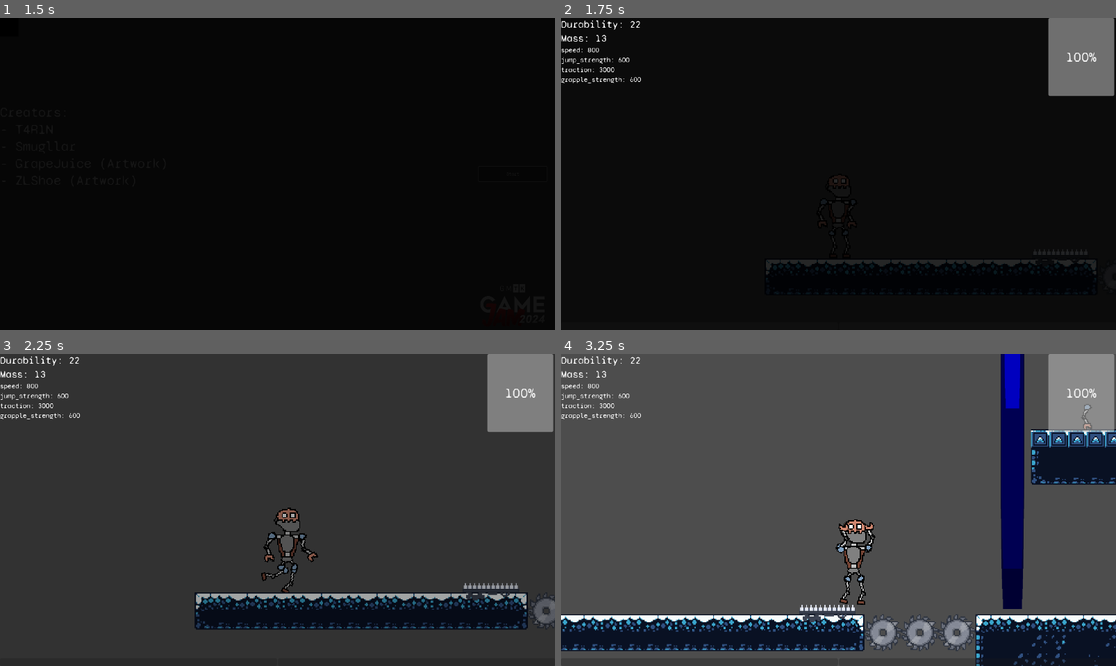
Above: before the commit, frames 1-4 (two rows, left to right).
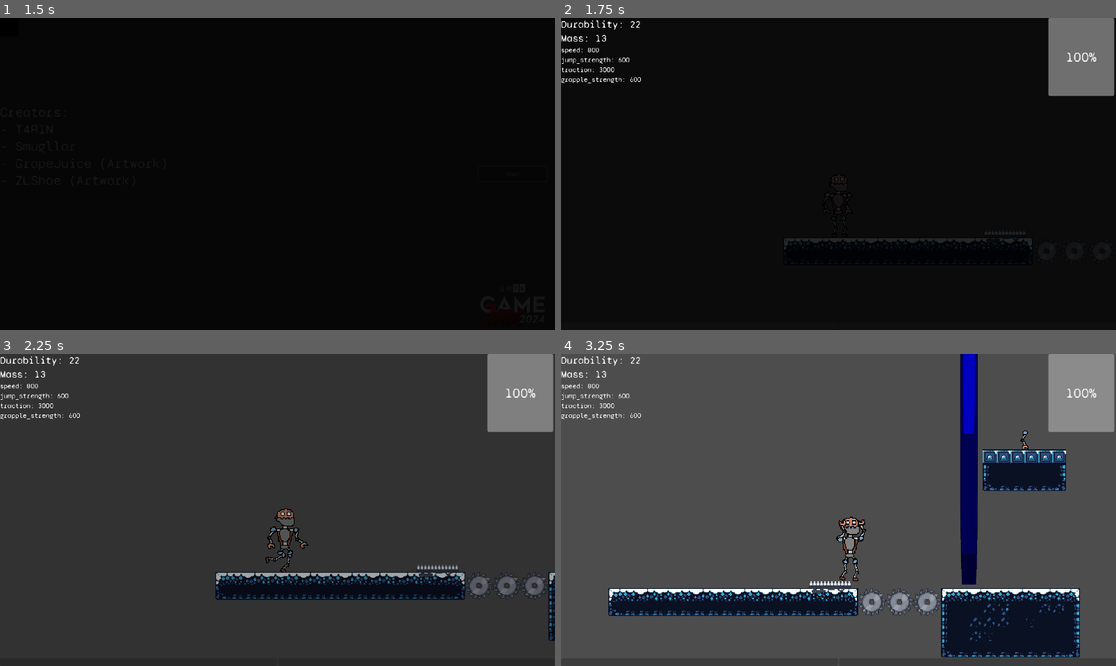
Above: after the commit, the same moments.

Repository: T4R1N/BuiltToScale
Game: Godot game, scene res://Scenes/Main.tscn
Same seed, same stepped clock (60 frames per second), same inputs: the game is played once before the commit and once after it. The engine's default icon, where the game draws it, is replaced by a stand-in: a white triangle on a blue panel in a dark square. Video files are missing from this copy of the repository; at most half a second of black plays in their place.
Inputs:
- Up to frame 1 (1.5 s): click "Start" at 0.5 s; click "Start" at 1.25 s
- Up to frame 2 (1.75 s): no input
- Up to frame 3 (2.25 s): hold D (Right) from 2.03 s (still down); hold Shift (Grab) from 2.03 s (still down)
- Up to frame 4 (3.25 s): keep holding D (Right); tap Space (Jump) at 2.27, 3.02 s; release Shift (Grab) at 2.78 s; tap Shift (Grab) at 2.85 s

Frame 1 is identical in both runs. In frame 2, 1.2% of the frame differs, in the area x 36-97%, y 50-83%; in frame 3, 11%; in frame 4, 27%, in the area x 0-100%, y 0-100%.

Commit message:
camera zooming

Diff:
--- a/Scenes/Player.tscn
+++ b/Scenes/Player.tscn
@@ -145,107 +145,6 @@
 "transitions": PackedFloat32Array(1, 1, 1, 1, 1, 1),
 "update": 0,
 "values": [-0.06451, -0.131968, 0.0470116, 0.167327, -0.175436, 0.155706]
-}
-
-[sub_resource type="Animation" id="Animation_h7pxq"]
-resource_name = "run_animation"
-loop_mode = 1
-step = 0.0909
-tracks/0/type = "value"
-tracks/0/imported = false
-tracks/0/enabled = true
-tracks/0/path = NodePath("SkeletonSprite/Arm3:position")
-tracks/0/interp = 1
-tracks/0/loop_wrap = true
-tracks/0/keys = {
-"times": PackedFloat32Array(0, 0.0909, 0.1818, 0.2727, 0.3636, 0.4545, 0.5454, 0.6363, 0.7272, 0.8181, 0.909),
-"transitions": PackedFloat32Array(1, 1, 1, 1, 1, 1, 1, 1, 1, 1, 1),
-"update": 0,
-"values": [Vector2(-14, 29), Vector2(-14.25, 28), Vector2(-5.75, 33), Vector2(-3.75, 33.5), Vector2(2.25, 32.75), Vector2(2, 35.75), Vector2(-4.25, 36.25), Vector2(-9.25, 35.5), Vector2(-13.25, 35.25), Vector2(-16.5, 29.75), Vector2(-16.25, 27.5)]
-}
-tracks/1/type = "value"
-tracks/1/imported = false
-tracks/1/enabled = true
-tracks/1/path = NodePath("SkeletonSprite/Arm3:rotation")
-tracks/1/interp = 1
-tracks/1/loop_wrap = true
-tracks/1/keys = {
-"times": PackedFloat32Array(0, 0.0909, 0.1818, 0.2727, 0.3636, 0.4545, 0.5454, 0.6363, 0.7272, 0.8181, 0.909),
-"transitions": PackedFloat32Array(1, 1, 1, 1, 1, 1, 1, 1, 1, 1, 1),
-"update": 0,
-"values": [1.28245, 1.77975, 0.766482, 0.520323, -0.35342, -0.198285, 0.119026, 0.466702, 0.762301, 1.28249, 1.4683]
-}
-tracks/2/type = "value"
-tracks/2/imported = false
-tracks/2/enabled = true
-tracks/2/path = NodePath("SkeletonSprite/Arm4:position")
-tracks/2/interp = 1
-tracks/2/loop_wrap = true
-tracks/2/keys = {
-"times": PackedFloat32Array(0, 0.0909, 0.1818, 0.2727, 0.3636, 0.4545, 0.5454, 0.6363, 0.7272, 0.8181, 0.909),
-"transitions": PackedFloat32Array(1, 1, 1, 1, 1, 1, 1, 1, 1, 1, 1),
-"update": 0,
-"values": [Vector2(9.25, 35.5), Vector2(4.5, 35.75), Vector2(-1.5, 36), Vector2(-2.25, 32.75), Vector2(-2, 30.5), Vector2(-7.5, 28), Vector2(-4.25, 27.25), Vector2(0.999999, 29.5), Vector2(4.25, 31.75), Vector2(8.75, 33.5), Vector2(11, 33)]
-}
-tracks/3/type = "value"
-tracks/3/imported = false
-tracks/3/enabled = true
-tracks/3/path = NodePath("SkeletonSprite/Arm4:rotation")
-tracks/3/interp = 1
-tracks/3/loop_wrap = true
-tracks/3/keys = {
-"times": PackedFloat32Array(0, 0.0909, 0.1818, 0.2727, 0.3636, 0.4545, 0.5454, 0.6363, 0.7272, 0.8181, 0.909),
-"transitions": PackedFloat32Array(1, 1, 1, 1, 1, 1, 1, 1, 1, 1, 1),
-"update": 0,
-"values": [-0.213198, 0.240677, 0.771825, 1.08678, 0.990969, 1.33971, 1.40447, 1.17726, 0.656775, -0.100111, -0.273935]
-}
-tracks/4/type = "value"
-tracks/4/imported = false
-tracks/4/enabled = true
-tracks/4/path = NodePath("SkeletonSprite/Arm1:position")
-tracks/4/interp = 1
-tracks/4/loop_wrap = true
-tracks/4/keys = {
-"times": PackedFloat32Array(0, 0.0909, 0.1818, 0.2727, 0.3636, 0.4545, 0.5454, 0.6363, 0.7272, 0.8181, 0.909),
-"transitions": PackedFloat32Array(1, 1, 1, 1, 1, 1, 1, 1, 1, 1, 1),
-"update": 0,
-"values": [Vector2(-21.75, 3.75), Vector2(-18, 6.75), Vector2(-12.25, 7.75), Vector2(-8.5, 7.25), Vector2(-7.5, 5.5), Vector2(-4.5, 2.75), Vector2(-4.25, 4.25), Vector2(-7.5, 6.5), Vector2(-10.5, 7), Vector2(-14.5, 7.5), Vector2(-18.5, 7)]
-}
-tracks/5/type = "value"
-tracks/5/imported = false
-tracks/5/enabled = true
-tracks/5/path = NodePath("SkeletonSprite/Arm1:rotation")
-tracks/5/interp = 1
-tracks/5/loop_wrap = true
-tracks/5/keys = {
-"times": PackedFloat32Array(0, 0.0909, 0.1818, 0.2727, 0.3636, 0.4545, 0.5454, 0.6363, 0.7272, 0.8181, 0.909),
-"transitions": PackedFloat32Array(1, 1, 1, 1, 1, 1, 1, 1, 1, 1, 1),
-"update": 0,
-"values": [0.635912, 0.312295, -0.15811, -0.464291, -0.900879, -1.26897, -0.989945, -0.697075, -0.518534, -0.0337553, 0.347901]
-}
-tracks/6/type = "value"
-tracks/6/imported = false
-tracks/6/enabled = true
-tracks/6/path = NodePath("SkeletonSprite/Arm2:position")
-tracks/6/interp = 1
-tracks/6/loop_wrap = true
-tracks/6/keys = {
-"times": PackedFloat32Array(0, 0.0909, 0.1818, 0.2727, 0.3636, 0.4545, 0.5454, 0.6363, 0.7272, 0.8181, 0.909),
-"transitions": PackedFloat32Array(1, 1, 1, 1, 1, 1, 1, 1, 1, 1, 1),
-"update": 0,
-"values": [Vector2(22.5, 3.75), Vector2(18, 7), Vector2(14, 8.5), Vector2(14, 8.5), Vector2(10.25, 8), Vector2(4.75, 6), Vector2(7.75, 7), Vector2(10.5, 7.75), Vector2(16, 7.75), Vector2(17.5, 7), Vector2(21.5, 4.75)]
-}
-tracks/7/type = "value"
-tracks/7/imported = false
-tracks/7/enabled = true
-tracks/7/path = NodePath("SkeletonSprite/Arm2:rotation")
-tracks/7/interp = 1
-tracks/7/loop_wrap = true
-tracks/7/keys = {
-"times": PackedFloat32Array(0, 0.0909, 0.1818, 0.2727, 0.3636, 0.4545, 0.5454, 0.6363, 0.7272, 0.8181, 0.909),
-"transitions": PackedFloat32Array(1, 1, 1, 1, 1, 1, 1, 1, 1, 1, 1),
-"update": 0,
-"values": [-1.11344, -0.575772, -0.365272, -0.365272, 0.0862052, 0.566215, 0.353014, -0.0488029, -0.422754, -0.686696, -0.989806]
 }
 
 [sub_resource type="Animation" id="Animation_1s5tf"]
@@ -349,6 +248,107 @@
 "values": [0.0]
 }
 
+[sub_resource type="Animation" id="Animation_h7pxq"]
+resource_name = "run_animation"
+loop_mode = 1
+step = 0.0909
+tracks/0/type = "value"
+tracks/0/imported = false
+tracks/0/enabled = true
+tracks/0/path = NodePath("SkeletonSprite/Arm3:position")
+tracks/0/interp = 1
+tracks/0/loop_wrap = true
+tracks/0/keys = {
+"times": PackedFloat32Array(0, 0.0909, 0.1818, 0.2727, 0.3636, 0.4545, 0.5454, 0.6363, 0.7272, 0.8181, 0.909),
+"transitions": PackedFloat32Array(1, 1, 1, 1, 1, 1, 1, 1, 1, 1, 1),
+"update": 0,
+"values": [Vector2(-14, 29), Vector2(-14.25, 28), Vector2(-5.75, 33), Vector2(-3.75, 33.5), Vector2(2.25, 32.75), Vector2(2, 35.75), Vector2(-4.25, 36.25), Vector2(-9.25, 35.5), Vector2(-13.25, 35.25), Vector2(-16.5, 29.75), Vector2(-16.25, 27.5)]
+}
+tracks/1/type = "value"
+tracks/1/imported = false
+tracks/1/enabled = true
+tracks/1/path = NodePath("SkeletonSprite/Arm3:rotation")
+tracks/1/interp = 1
+tracks/1/loop_wrap = true
+tracks/1/keys = {
+"times": PackedFloat32Array(0, 0.0909, 0.1818, 0.2727, 0.3636, 0.4545, 0.5454, 0.6363, 0.7272, 0.8181, 0.909),
+"transitions": PackedFloat32Array(1, 1, 1, 1, 1, 1, 1, 1, 1, 1, 1),
+"update": 0,
+"values": [1.28245, 1.77975, 0.766482, 0.520323, -0.35342, -0.198285, 0.119026, 0.466702, 0.762301, 1.28249, 1.4683]
+}
+tracks/2/type = "value"
+tracks/2/imported = false
+tracks/2/enabled = true
+tracks/2/path = NodePath("SkeletonSprite/Arm4:position")
+tracks/2/interp = 1
+tracks/2/loop_wrap = true
+tracks/2/keys = {
+"times": PackedFloat32Array(0, 0.0909, 0.1818, 0.2727, 0.3636, 0.4545, 0.5454, 0.6363, 0.7272, 0.8181, 0.909),
+"transitions": PackedFloat32Array(1, 1, 1, 1, 1, 1, 1, 1, 1, 1, 1),
+"update": 0,
+"values": [Vector2(9.25, 35.5), Vector2(4.5, 35.75), Vector2(-1.5, 36), Vector2(-2.25, 32.75), Vector2(-2, 30.5), Vector2(-7.5, 28), Vector2(-4.25, 27.25), Vector2(0.999999, 29.5), Vector2(4.25, 31.75), Vector2(8.75, 33.5), Vector2(11, 33)]
+}
+tracks/3/type = "value"
+tracks/3/imported = false
+tracks/3/enabled = true
+tracks/3/path = NodePath("SkeletonSprite/Arm4:rotation")
+tracks/3/interp = 1
+tracks/3/loop_wrap = true
+tracks/3/keys = {
+"times": PackedFloat32Array(0, 0.0909, 0.1818, 0.2727, 0.3636, 0.4545, 0.5454, 0.6363, 0.7272, 0.8181, 0.909),
+"transitions": PackedFloat32Array(1, 1, 1, 1, 1, 1, 1, 1, 1, 1, 1),
+"update": 0,
+"values": [-0.213198, 0.240677, 0.771825, 1.08678, 0.990969, 1.33971, 1.40447, 1.17726, 0.656775, -0.100111, -0.273935]
+}
+tracks/4/type = "value"
+tracks/4/imported = false
+tracks/4/enabled = true
+tracks/4/path = NodePath("SkeletonSprite/Arm1:position")
+tracks/4/interp = 1
+tracks/4/loop_wrap = true
+tracks/4/keys = {
+"times": PackedFloat32Array(0, 0.0909, 0.1818, 0.2727, 0.3636, 0.4545, 0.5454, 0.6363, 0.7272, 0.8181, 0.909),
+"transitions": PackedFloat32Array(1, 1, 1, 1, 1, 1, 1, 1, 1, 1, 1),
+"update": 0,
+"values": [Vector2(-21.75, 3.75), Vector2(-18, 6.75), Vector2(-12.25, 7.75), Vector2(-8.5, 7.25), Vector2(-7.5, 5.5), Vector2(-4.5, 2.75), Vector2(-4.25, 4.25), Vector2(-7.5, 6.5), Vector2(-10.5, 7), Vector2(-14.5, 7.5), Vector2(-18.5, 7)]
+}
+tracks/5/type = "value"
+tracks/5/imported = false
+tracks/5/enabled = true
+tracks/5/path = NodePath("SkeletonSprite/Arm1:rotation")
+tracks/5/interp = 1
+tracks/5/loop_wrap = true
+tracks/5/keys = {
+"times": PackedFloat32Array(0, 0.0909, 0.1818, 0.2727, 0.3636, 0.4545, 0.5454, 0.6363, 0.7272, 0.8181, 0.909),
+"transitions": PackedFloat32Array(1, 1, 1, 1, 1, 1, 1, 1, 1, 1, 1),
+"update": 0,
+"values": [0.635912, 0.312295, -0.15811, -0.464291, -0.900879, -1.26897, -0.989945, -0.697075, -0.518534, -0.0337553, 0.347901]
+}
+tracks/6/type = "value"
+tracks/6/imported = false
+tracks/6/enabled = true
+tracks/6/path = NodePath("SkeletonSprite/Arm2:position")
+tracks/6/interp = 1
+tracks/6/loop_wrap = true
+tracks/6/keys = {
+"times": PackedFloat32Array(0, 0.0909, 0.1818, 0.2727, 0.3636, 0.4545, 0.5454, 0.6363, 0.7272, 0.8181, 0.909),
+"transitions": PackedFloat32Array(1, 1, 1, 1, 1, 1, 1, 1, 1, 1, 1),
+"update": 0,
+"values": [Vector2(22.5, 3.75), Vector2(18, 7), Vector2(14, 8.5), Vector2(14, 8.5), Vector2(10.25, 8), Vector2(4.75, 6), Vector2(7.75, 7), Vector2(10.5, 7.75), Vector2(16, 7.75), Vector2(17.5, 7), Vector2(21.5, 4.75)]
+}
+tracks/7/type = "value"
+tracks/7/imported = false
+tracks/7/enabled = true
+tracks/7/path = NodePath("SkeletonSprite/Arm2:rotation")
+tracks/7/interp = 1
+tracks/7/loop_wrap = true
+tracks/7/keys = {
+"times": PackedFloat32Array(0, 0.0909, 0.1818, 0.2727, 0.3636, 0.4545, 0.5454, 0.6363, 0.7272, 0.8181, 0.909),
+"transitions": PackedFloat32Array(1, 1, 1, 1, 1, 1, 1, 1, 1, 1, 1),
+"update": 0,
+"values": [-1.11344, -0.575772, -0.365272, -0.365272, 0.0862052, 0.566215, 0.353014, -0.0488029, -0.422754, -0.686696, -0.989806]
+}
+
 [sub_resource type="AnimationLibrary" id="AnimationLibrary_cga6k"]
 _data = {
 "fall": SubResource("Animation_xl4c6"),
@@ -368,23 +368,25 @@
 texture = ExtResource("2_p51s8")
 
 [node name="Arm1" type="Sprite2D" parent="SkeletonSprite"]
-position = Vector2(-13.5526, 7.38947)
-rotation = -0.0337308
+position = Vector2(-7.88549, 6.17461)
+rotation = -0.732578
 texture = ExtResource("3_jx6rc")
 
 [node name="Arm2" type="Sprite2D" parent="SkeletonSprite"]
 z_index = -1
-position = Vector2(11.4184, 7.88947)
-rotation = -0.0143138
+position = Vector2(11.6956, 8.19275)
+rotation = -0.087835
 texture = ExtResource("3_jx6rc")
 
 [node name="Arm3" type="Sprite2D" parent="SkeletonSprite"]
-position = Vector2(-5, 34)
+position = Vector2(-0.062943, 33.0391)
+rotation = -0.0166004
 texture = ExtResource("4_430jv")
 
 [node name="Arm4" type="Sprite2D" parent="SkeletonSprite"]
 z_index = -1
-position = Vector2(6.5, 34)
+position = Vector2(-2.09637, 31.3674)
+rotation = 1.0279
 texture = ExtResource("4_430jv")
 
 [node name="scream" type="AudioStreamPlayer" parent="."]
--- a/Scripts/camera.gd
+++ b/Scripts/camera.gd
@@ -8,6 +8,9 @@
 # Called when the node enters the scene tree for the first time.
 func _ready():
 	global_position = target.get_global_position()
+	var width_ratio = DisplayServer.window_get_size().x / 2560.0
+	zoom = Vector2(width_ratio, width_ratio)
+
 
 
 # Called every frame. 'delta' is the elapsed time since the previous frame.
